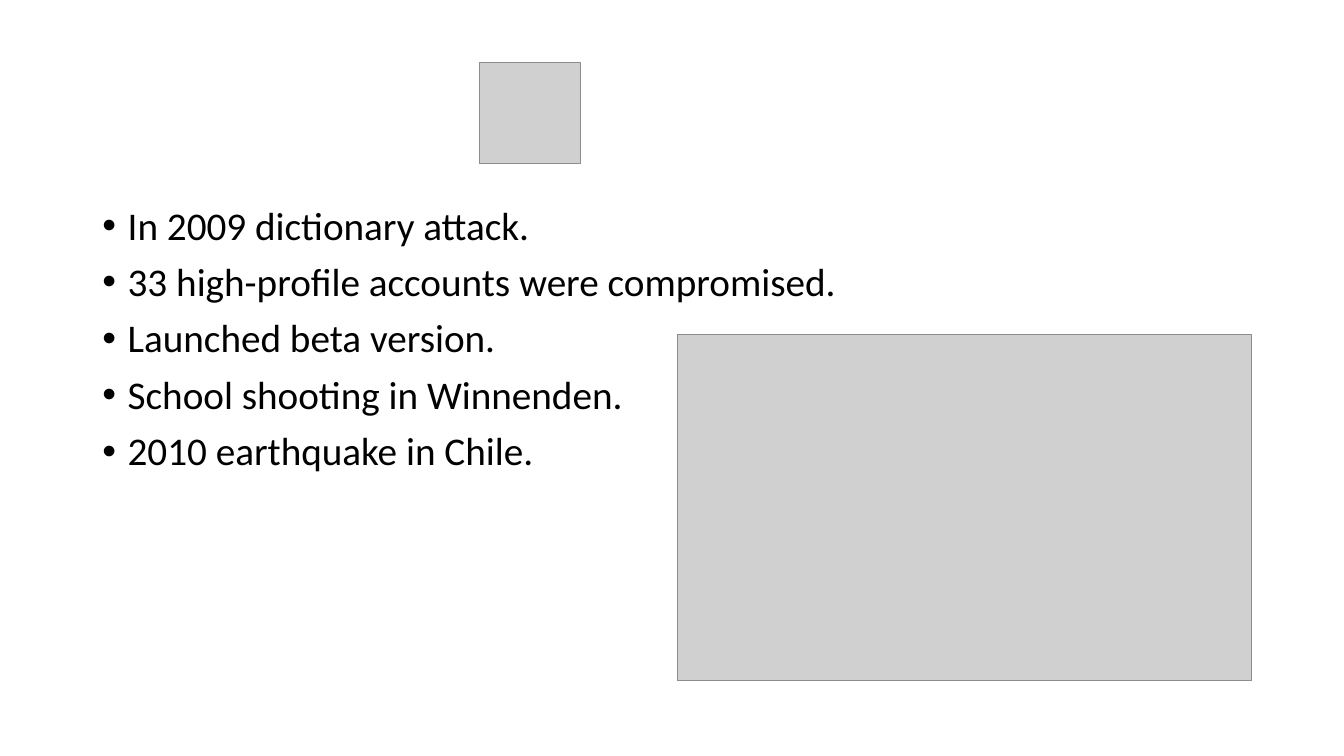
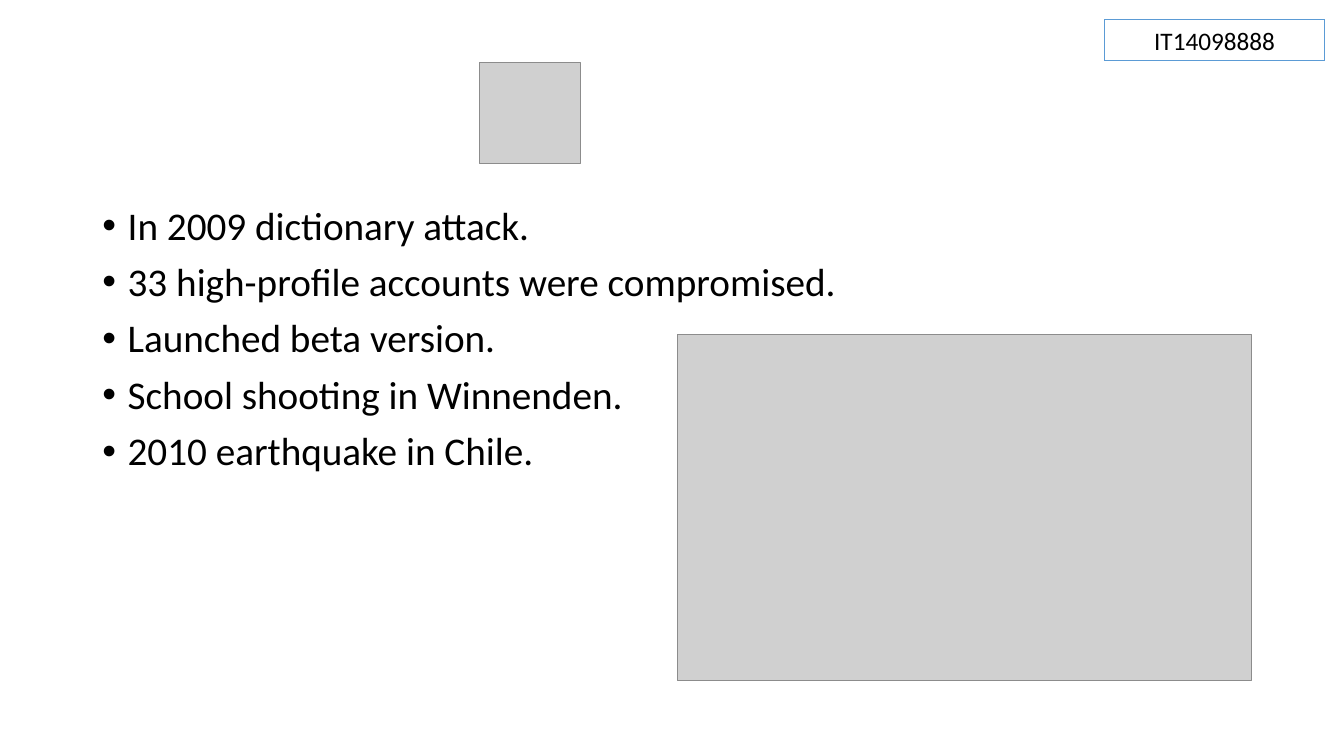
Before and after one commit to Sajith16/SACaseStudy, a slide deck: slide 5 of DSN-QRL-GR2.pptx. Drawn at 1344x756 pixels with LibreOffice and Linux fonts; fonts in the diff are those of the drawing; grey boxes stand for pictures. Boxes give left, top, right and bottom in pixels: in the first picture for what was removed or moved away, otherwise in the second. Text is boxed around its words. In the diff, an @@ line names an element or a change of style, - is before the commit and + after.

```diff
--- a/DSN-QRL-GR2.pptx
+++ b/DSN-QRL-GR2.pptx
@@ rectangle added at [1104,20,1325,60], outline #5B9BD5 0.75 pt, 18 pt, text #000000 @@
+IT14098888
```
Also in this commit, not shown: 2 slides added.
